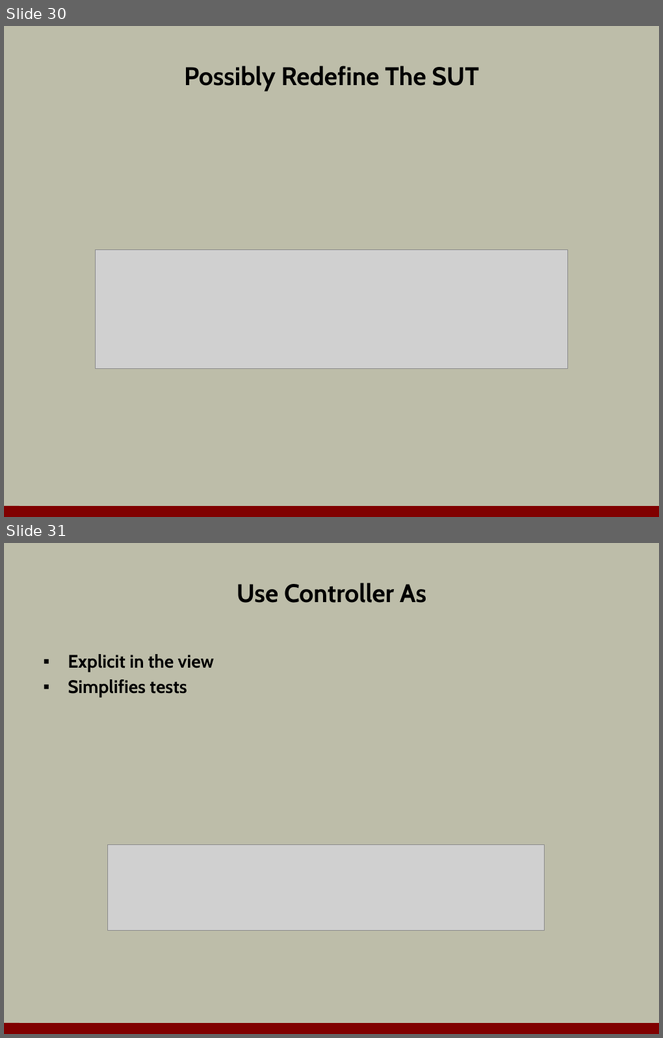
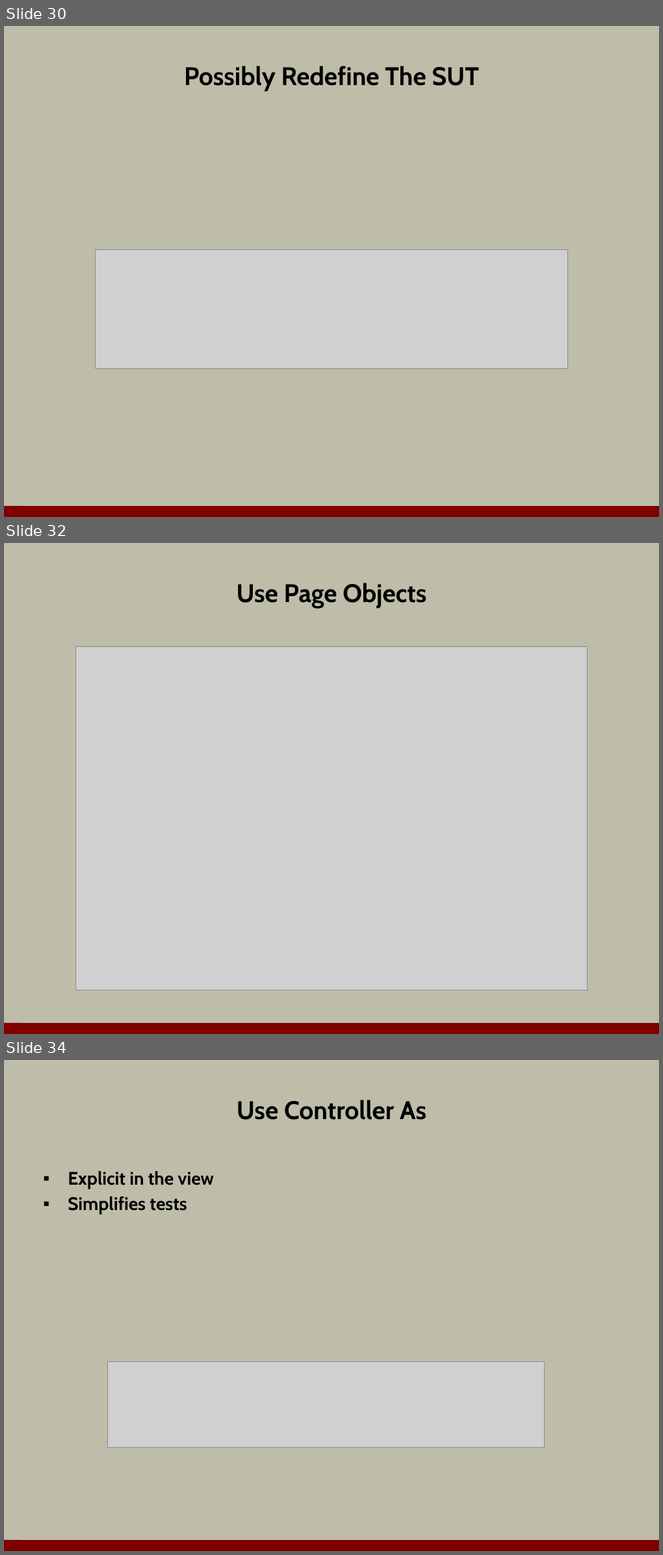
Before and after one commit to OdeToCode/classes, a slide deck: angularjs/slides/09_pratices.pptx. Shown one above the other, each under a label of ours: slides 30 and 31 before the commit, slides 30, 32 and 34 after it; the slides between them are not shown. The pictures are 663x1038 and 663x1555 pixels, drawn with LibreOffice and Linux fonts; fonts in the diff are those of the drawing; grey boxes stand for pictures; background and template pictures are left out. Boxes give left, top, right and bottom in pixels: in the first picture for what was removed or moved away, otherwise in the second. Text is boxed around its words. In the diff, an @@ line names an element or a change of style, - is before the commit and + after.

```diff
--- a/angularjs/slides/09_pratices.pptx
+++ b/angularjs/slides/09_pratices.pptx
@@ slide 32 added at [4, 543, 659, 1034], background #BDBDA9; not listed: 1 template element that a slide beside it also shows @@
@@ title added at [237, 583, 426, 608], 28 pt, text #000000, bold @@
+Use Page Objects
@@ picture added at [76, 646, 587, 990] @@
@@ what was slide 31 is now slide 34 @@
```
Also in this commit, not shown: 1 slide changed, 6 other slides added.
